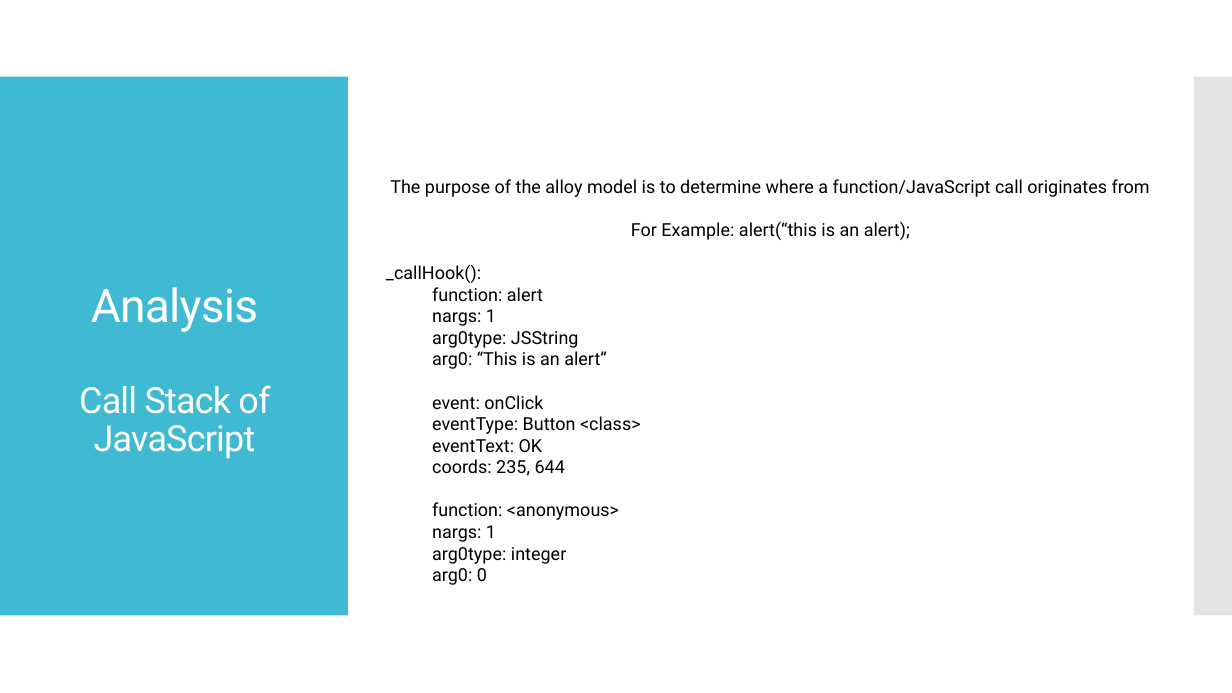
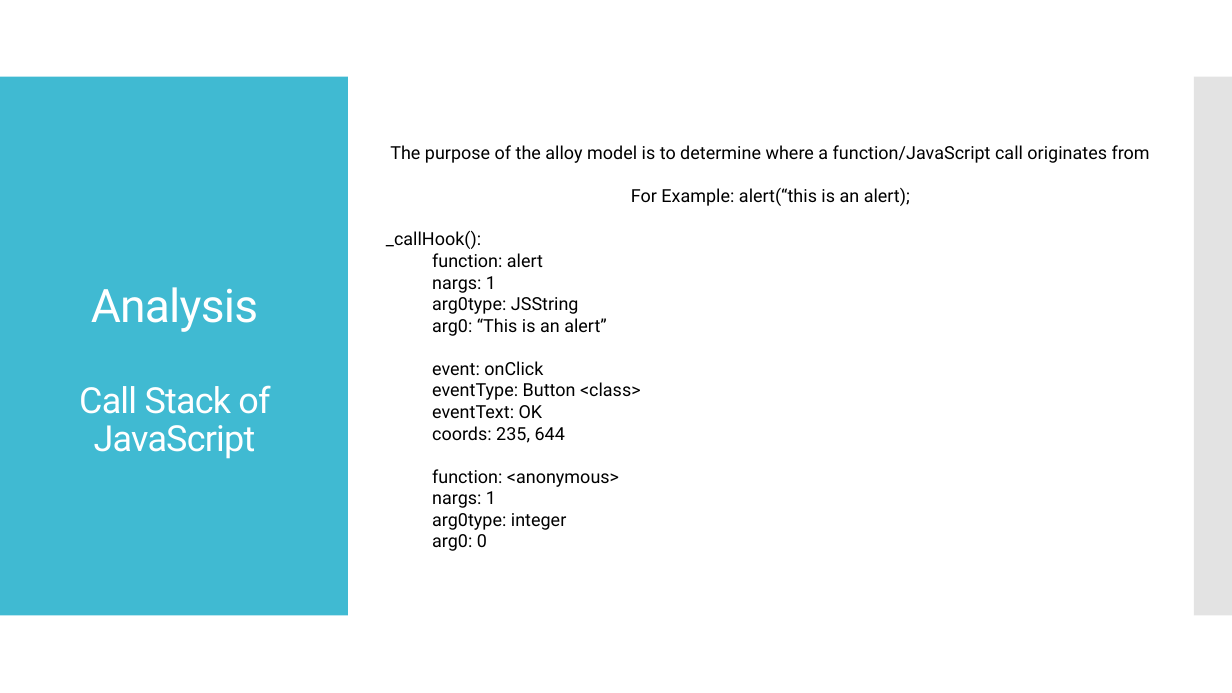
Before and after one commit to starkc1/Spring2019_Homework, a slide deck: slide 11 of SE-410/Stark_SE410_Presentation.pptx. Drawn at 1232x693 pixels with LibreOffice and Linux fonts; fonts in the diff are those of the drawing. Boxes give left, top, right and bottom in pixels: in the first picture for what was removed or moved away, otherwise in the second. Text is boxed around its words. In the diff, an @@ line names an element or a change of style, - is before the commit and + after.

```diff
--- a/SE-410/Stark_SE410_Presentation.pptx
+++ b/SE-410/Stark_SE410_Presentation.pptx
@@ text "The purpose of the alloy ...": place and size @@
-text "The purpose of the alloy ..." at box(386, 179, 1150, 585)
+text "The purpose of the alloy ..." at box(386, 145, 1150, 551)
```
Also in this commit, not shown: 3 other slides changed, 6 other files.
